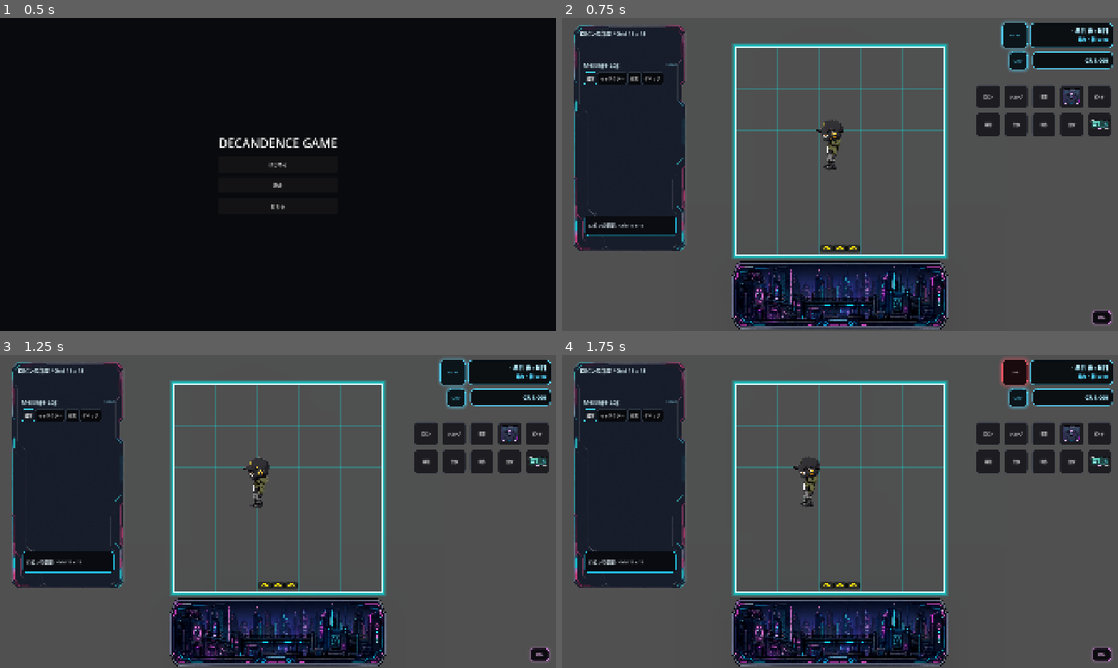
Above: before the commit, frames 1-4 (two rows, left to right).
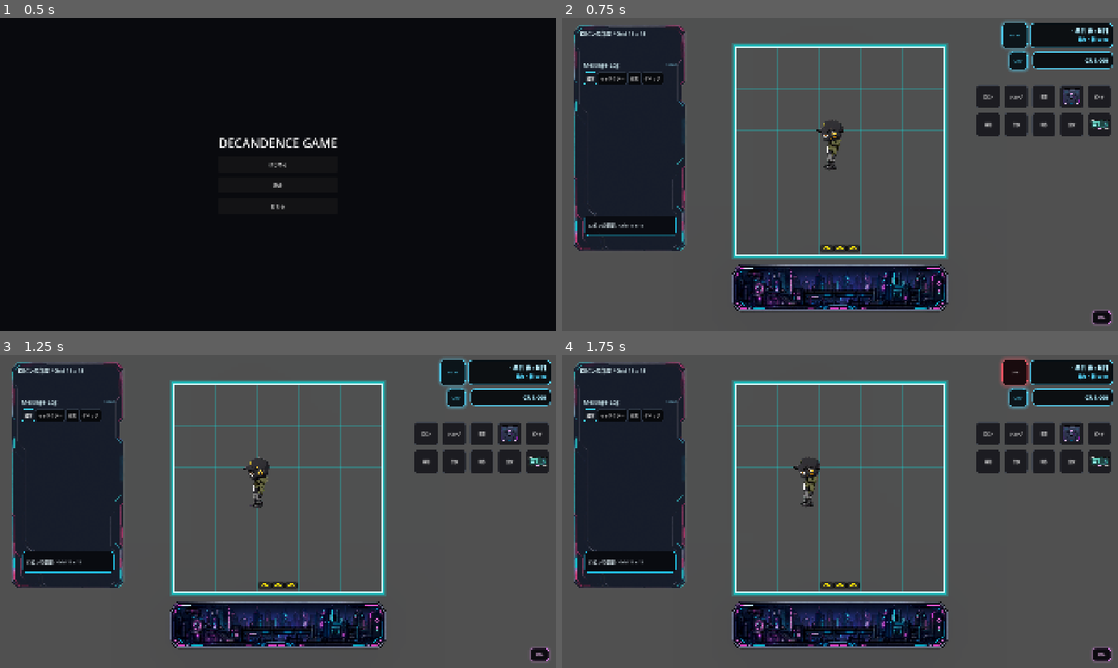
Above: after the commit, the same moments.

Repository: grimoire1089-coder/optimistic
Game: Godot game, scene res://Scenes/Boot/TitleScene.tscn
Two runs of this game, one before a commit and one after it. Both use one fixed random seed, a clock stepped at 60 frames per second and the inputs below. Sound files missing from this copy of the repository are replaced by a short silence.
Inputs:
- Up to frame 1 (0.5 s): no input
- Up to frame 2 (0.75 s): click "はじめる" at 0.5 s
- Up to frame 3 (1.25 s): no input
- Up to frame 4 (1.75 s): click "BGM" at 1.25 s

Frame 1 is identical in both runs. In frame 2, 5.0% of the frame differs, in the area x 30-70%, y 77-100%; in frame 3, 5.0%; in frame 4, 5.0%.

Commit message:
Preserve location card image aspect ratio

Diff:
--- a/Scripts/Maps/Location/LocationBackgroundNode.gd
+++ b/Scripts/Maps/Location/LocationBackgroundNode.gd
@@ -8,6 +8,7 @@
 @export var show_background: bool = true
 @export var width_ratio_to_map: float = 1.05
 @export var height_ratio_to_width: float = 0.36
+@export var preserve_texture_aspect_ratio: bool = true
 @export var min_height: float = 180.0
 @export var max_height: float = 320.0
 @export var bottom_gap: float = 18.0
@@ -88,8 +89,9 @@
 		_draw_rect = Rect2()
 		return
 
-	var target_width := grid_rect.size.x * clampf(width_ratio_to_map, 0.1, 1.4)
-	var target_height := clampf(target_width * maxf(height_ratio_to_width, 0.01), min_height, max_height)
+	var target_size := _get_target_panel_size(grid_rect)
+	var target_width := target_size.x
+	var target_height := target_size.y
 	var target_top := grid_rect.end.y + maxf(bottom_gap, 0.0)
 	var viewport_rect := get_viewport().get_visible_rect()
 	var bottom_limit := viewport_rect.end.y - maxf(viewport_bottom_margin, 0.0)
@@ -100,6 +102,25 @@
 
 	global_position = Vector2(grid_rect.position.x + grid_rect.size.x * 0.5, target_top + target_height * 0.5)
 	_draw_rect = Rect2(Vector2(-target_width * 0.5, -target_height * 0.5), Vector2(target_width, target_height))
+
+
+func _get_target_panel_size(grid_rect: Rect2) -> Vector2:
+	var target_width := grid_rect.size.x * clampf(width_ratio_to_map, 0.1, 1.4)
+	var target_height := target_width * maxf(height_ratio_to_width, 0.01)
+	if preserve_texture_aspect_ratio and _texture != null:
+		var texture_size := _texture.get_size()
+		if texture_size.x > 0.0 and texture_size.y > 0.0:
+			var texture_aspect := texture_size.x / texture_size.y
+			target_height = target_width / texture_aspect
+			if target_height > max_height:
+				target_height = max_height
+				target_width = target_height * texture_aspect
+			elif target_height < min_height:
+				target_height = min_height
+				target_width = target_height * texture_aspect
+			return Vector2(target_width, target_height)
+	target_height = clampf(target_height, min_height, max_height)
+	return Vector2(target_width, target_height)
 
 
 func _load_texture_if_needed() -> void:
